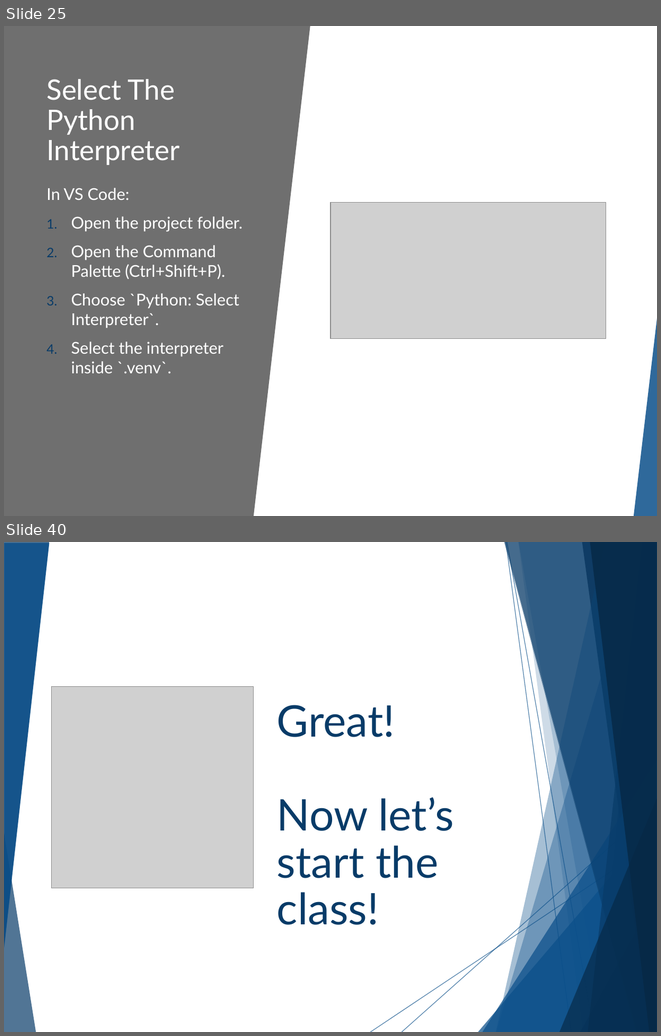
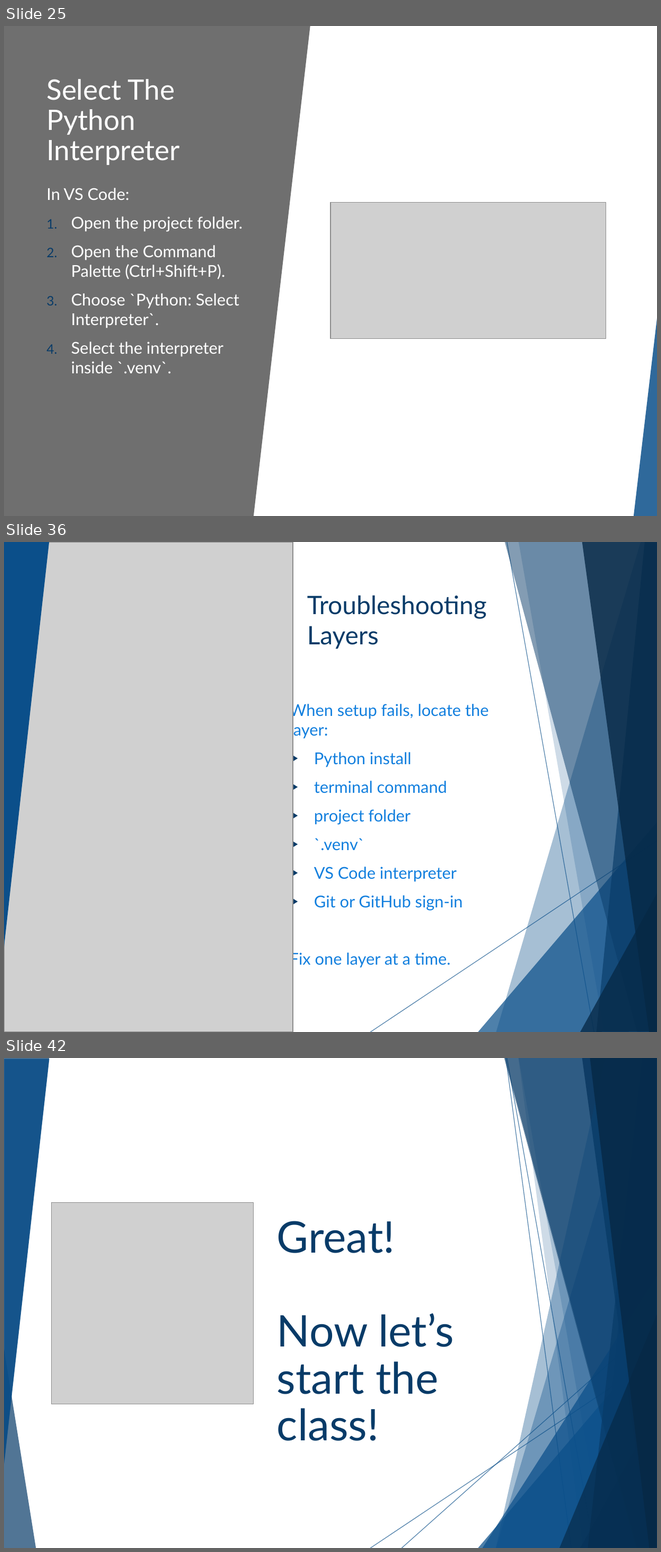
Before and after one commit to cashmy/AAISE_Details, a slide deck: 10-152-117_Python_Programming/Slide_Decks/Week_01/W01D01_Setup_Lecture_Slides.pptx. Shown one above the other, each under a label of ours: slides 25 and 40 before the commit, slides 25, 36 and 42 after it; the slides between them are not shown. The pictures are 661x1036 and 661x1552 pixels, drawn with LibreOffice and Linux fonts; fonts in the diff are those of the drawing; grey boxes stand for pictures; background and template pictures are left out. Boxes give left, top, right and bottom in pixels: in the first picture for what was removed or moved away, otherwise in the second. Text is boxed around its words. In the diff, an @@ line names an element or a change of style, - is before the commit and + after.

```diff
--- a/10-152-117_Python_Programming/Slide_Decks/Week_01/W01D01_Setup_Lecture_Slides.pptx
+++ b/10-152-117_Python_Programming/Slide_Decks/Week_01/W01D01_Setup_Lecture_Slides.pptx
@@ slide 36 added at <box>4,542,657,1032</box>, background #FFFFFF; not listed: 10 template elements that a slide beside it also shows @@
@@ picture added at <box>4,542,293,1032</box> @@
@@ triangle added at <box>4,542,49,947</box>, fill #0B4F8A @@
@@ title added at <box>307,595,487,649</box>, 28 pt, text #083B67 @@
+Troubleshooting Layers
@@ text added at <box>290,702,488,968</box>, 18 pt, text #127FDE @@
+When setup fails, locate the layer:
+▶ Python install
+▶ terminal command
+▶ project folder
+▶ `.venv`
+▶ VS Code interpreter
+▶ Git or GitHub sign-in
+Fix one layer at a time.
@@ what was slide 40 is now slide 42 @@
```
Also in this commit, not shown: 9 slides changed, 6 other slides added, 6 slides removed, 25 other files.
